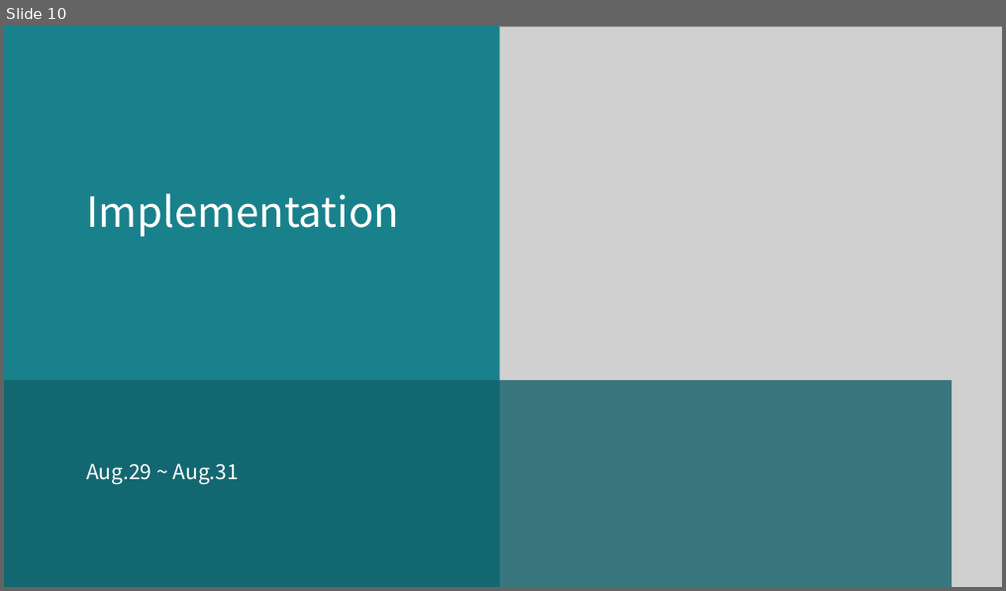
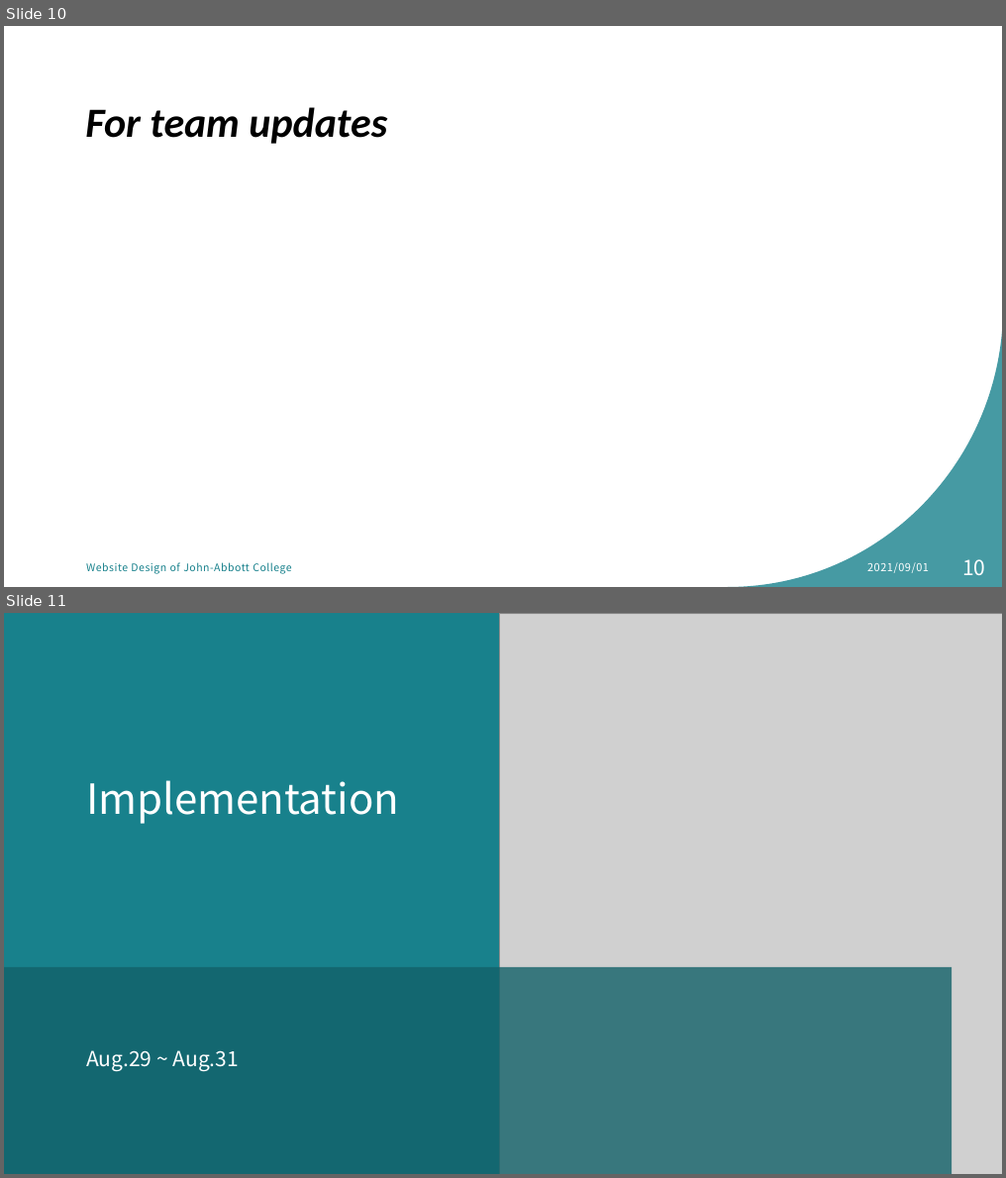
Before and after one commit to MikentGuo/Project_Tour, a slide deck: docs/Website Design for tourist attraction.pptx. Shown one above the other, each under a label of ours: slide 10 before the commit, slides 10 and 11 after it. The pictures are 1006x591 and 1006x1178 pixels, drawn with LibreOffice and Linux fonts; fonts in the diff are those of the drawing; grey boxes stand for pictures. Boxes give left, top, right and bottom in pixels: in the first picture for what was removed or moved away, otherwise in the second. Text is boxed around its words. In the diff, an @@ line names an element or a change of style, - is before the commit and + after.

```diff
--- a/docs/Website Design for tourist attraction.pptx
+++ b/docs/Website Design for tourist attraction.pptx
@@ slide 10 added at (4, 26, 1002, 587), background #FFFFFF; not listed: 1 template element that a slide beside it also shows @@
@@ title added at (85, 107, 387, 144), 40 pt, text #000000, bold, italic @@
+For team updates
@@ page number added at (962, 560, 985, 575), 20 pt, text #FFFFFF @@
+10
@@ text added at (86, 563, 291, 574), 10 pt, text #18818C @@
+Website Design of John-Abbott College
@@ text added at (867, 563, 929, 573), 10.5 pt, text #FFFFFF @@
+2021/09/01
@@ what was slide 10 is now slide 11 @@
```
Also in this commit, not shown: 6 slides changed.
